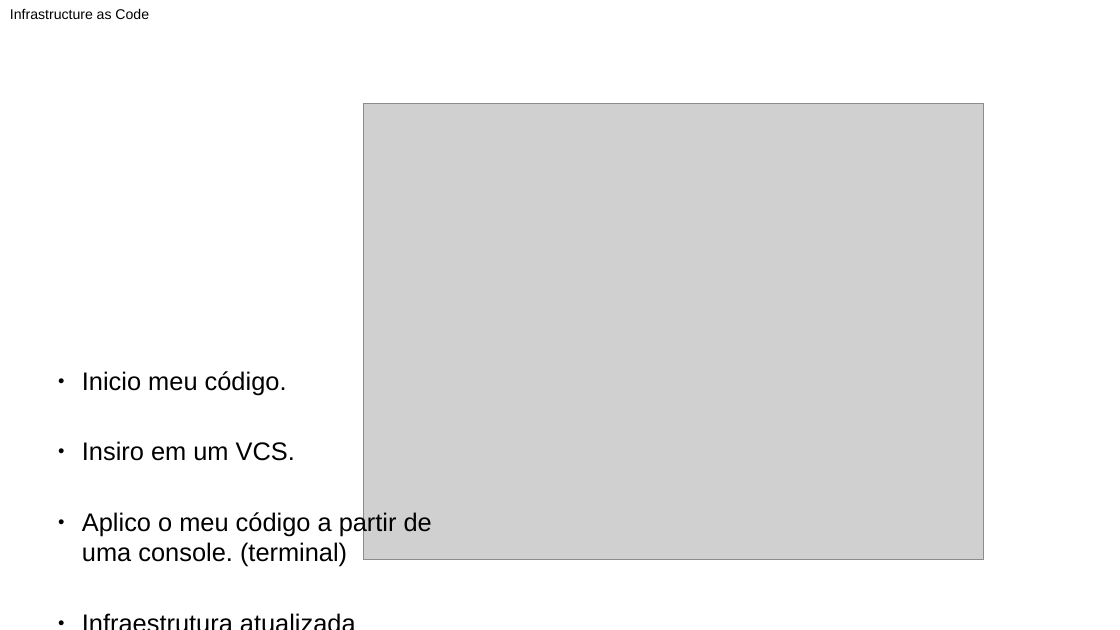
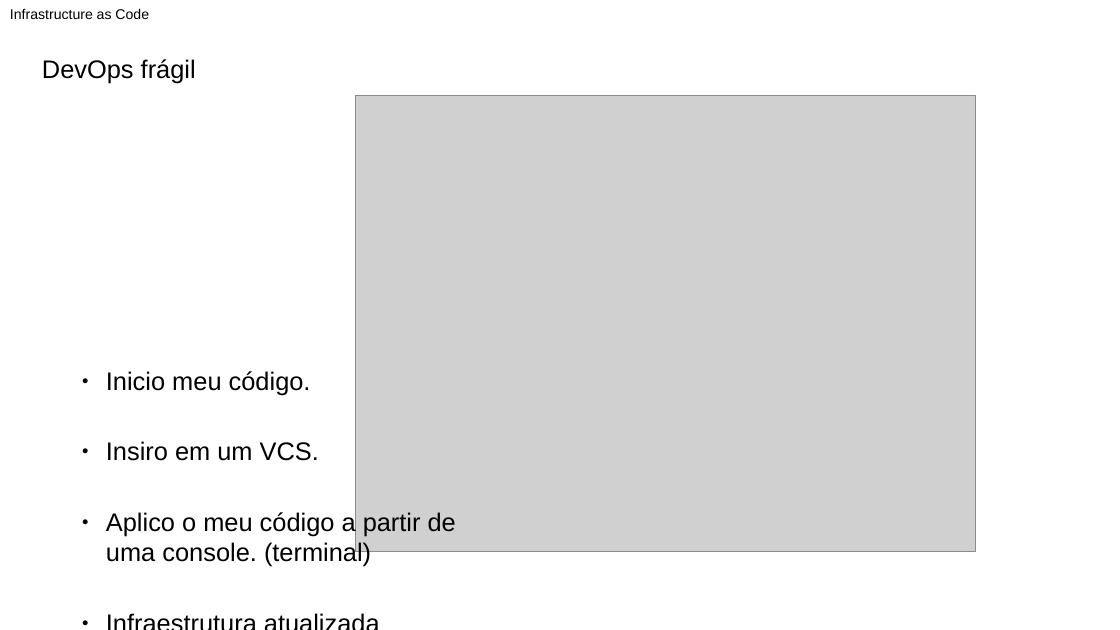
Before and after one commit to ramonesc3po/workshop-devops, a slide deck: slide 22 of files/workshop_devops.odp. Drawn at 1120x630 pixels with LibreOffice and Linux fonts; fonts in the diff are those of the drawing; grey boxes stand for pictures. Boxes give left, top, right and bottom in pixels: in the first picture for what was removed or moved away, otherwise in the second. Text is boxed around its words. In the diff, an @@ line names an element or a change of style, - is before the commit and + after.

```diff
--- a/files/workshop_devops.odp
+++ b/files/workshop_devops.odp
@@ text added at (x1=42, y1=59, x2=196, y2=83), 18 pt, text #000000 @@
+DevOps frágil
@@ picture moved from (x1=364, y1=104, x2=985, y2=560) to (x1=356, y1=96, x2=977, y2=552) @@
@@ text "Inicio meu código." moved from (x1=82, y1=371, x2=432, y2=567) to (x1=106, y1=371, x2=456, y2=567) @@
```
Also in this commit, not shown: 5 other slides changed, 3 other files.
